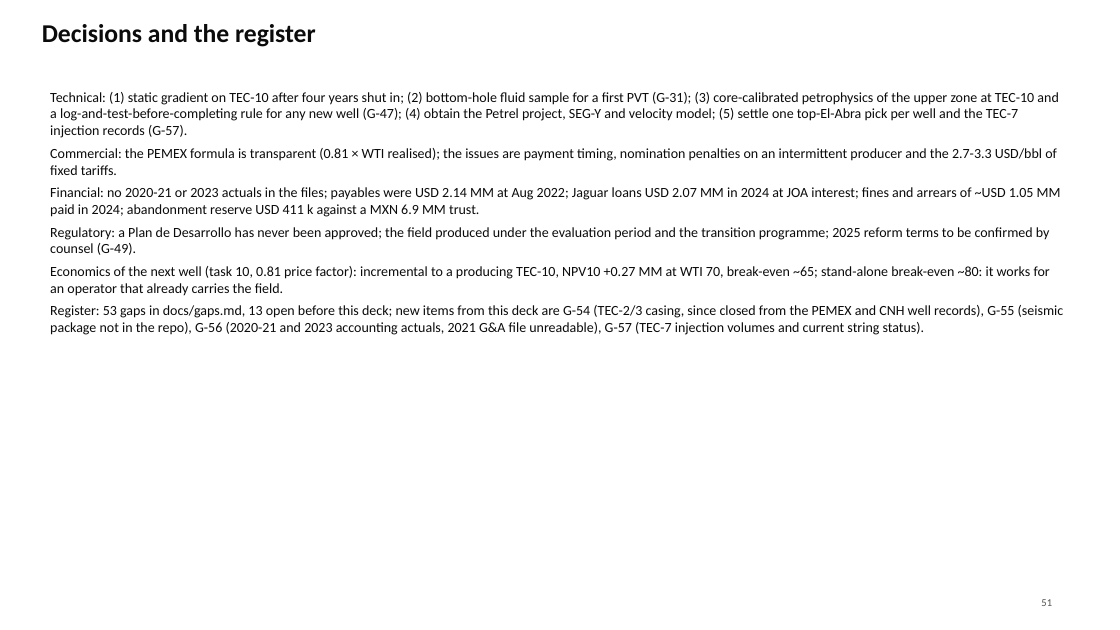
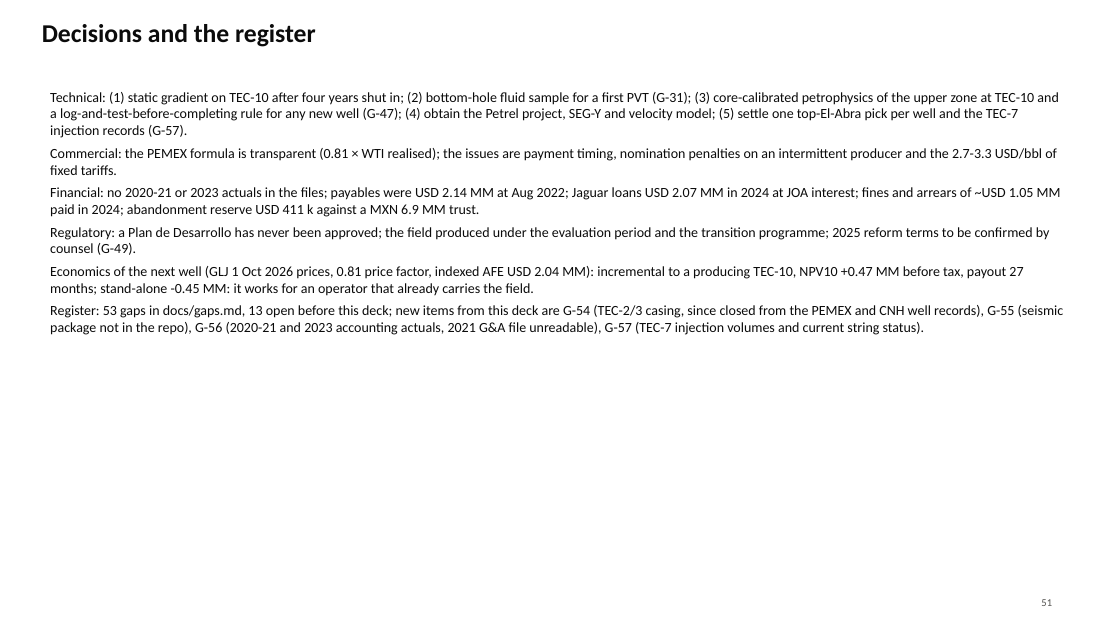
Before and after one commit to gunner1976/git_practice, a slide deck: slide 51 of docs/Tecolutla_Block_and_Development_History.pptx. Drawn at 1120x630 pixels with LibreOffice and Linux fonts; fonts in the diff are those of the drawing. Boxes give left, top, right and bottom in pixels: in the first picture for what was removed or moved away, otherwise in the second. Text is boxed around its words. In the diff, an @@ line names an element or a change of style, - is before the commit and + after.

```diff
--- a/docs/Tecolutla_Block_and_Development_History.pptx
+++ b/docs/Tecolutla_Block_and_Development_History.pptx
@@ text at [50,266,1023,296]: text changed @@
-Economics of the next well (task 10, 0.81 price factor): incremental to a producing TEC-10, NPV10 +0.27 MM at WTI 70, break-even ~65; stand-alone break-even ~80: it works for an operator that already carries the field.
+Economics of the next well (GLJ 1 Oct 2026 prices, 0.81 price factor, indexed AFE USD 2.04 MM): incremental to a producing TEC-10, NPV10 +0.47 MM before tax, payout 27 months; stand-alone -0.45 MM: it works for an operator that already carries the field.
```
Also in this commit, not shown: 1 other slide changed, 20 other files.
